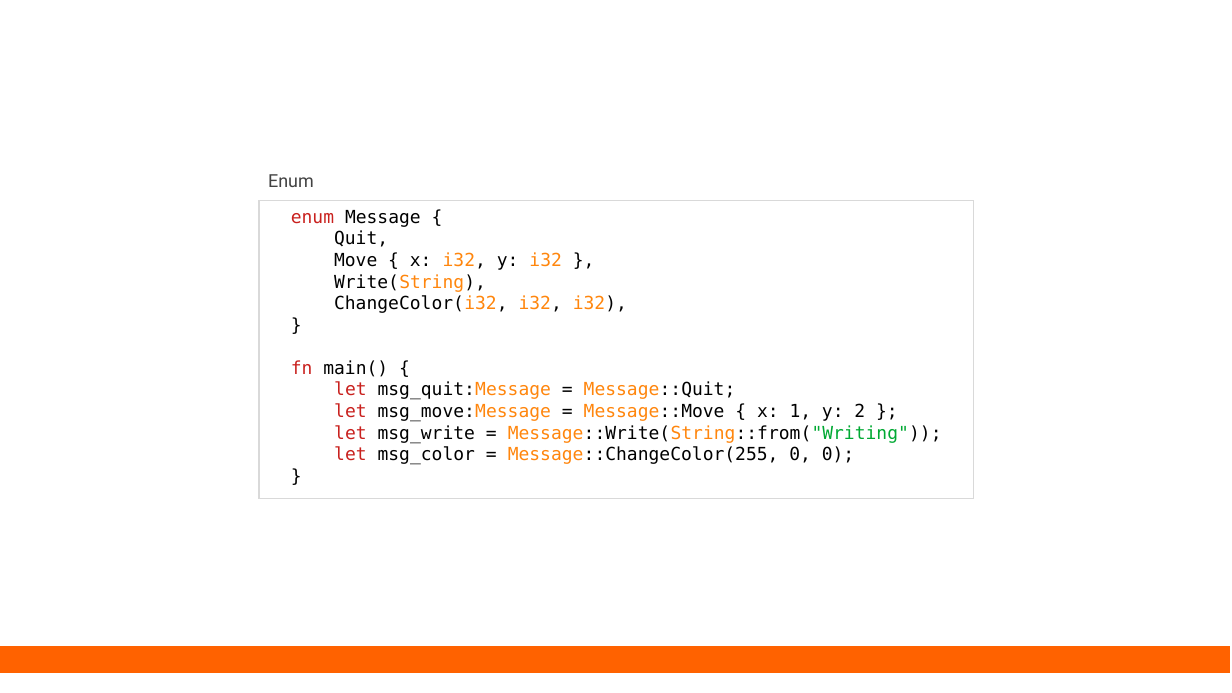
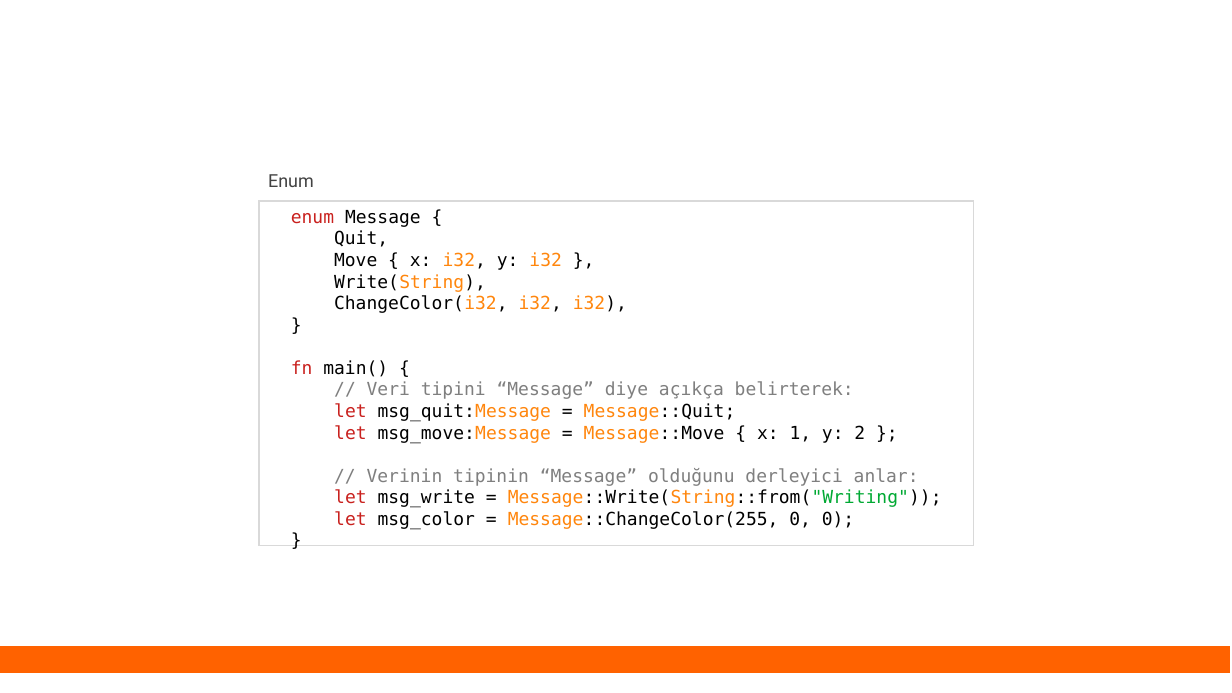
Before and after one commit to eminfedar/rust-tr-ders-slaytlari, a slide deck: slide 22 of rust_egitim_1_giris.odp. Drawn at 1232x693 pixels with LibreOffice and Linux fonts; fonts in the diff are those of the drawing. Boxes give left, top, right and bottom in pixels: in the first picture for what was removed or moved away, otherwise in the second. Text is boxed around its words. In the diff, an @@ line names an element or a change of style, - is before the commit and + after.

```diff
--- a/rust_egitim_1_giris.odp
+++ b/rust_egitim_1_giris.odp
@@ rectangle "enum Message {": place and size @@
-rectangle "enum Message {" at <box>259,201,974,499</box>
+rectangle "enum Message {" at <box>259,201,974,545</box>
@@ text in rectangle at <box>367,381,854,399</box>: paragraph added @@
+// Veri tipini “Message” diye açıkça belirterek:
@@ text in rectangle at <box>367,468,919,486</box>: paragraph added @@
+// Verinin tipinin “Message” olduğunu derleyici anlar:
```
Also in this commit, not shown: 9 other slides changed, 5 slides added, 1 slide removed, 5 other files.
